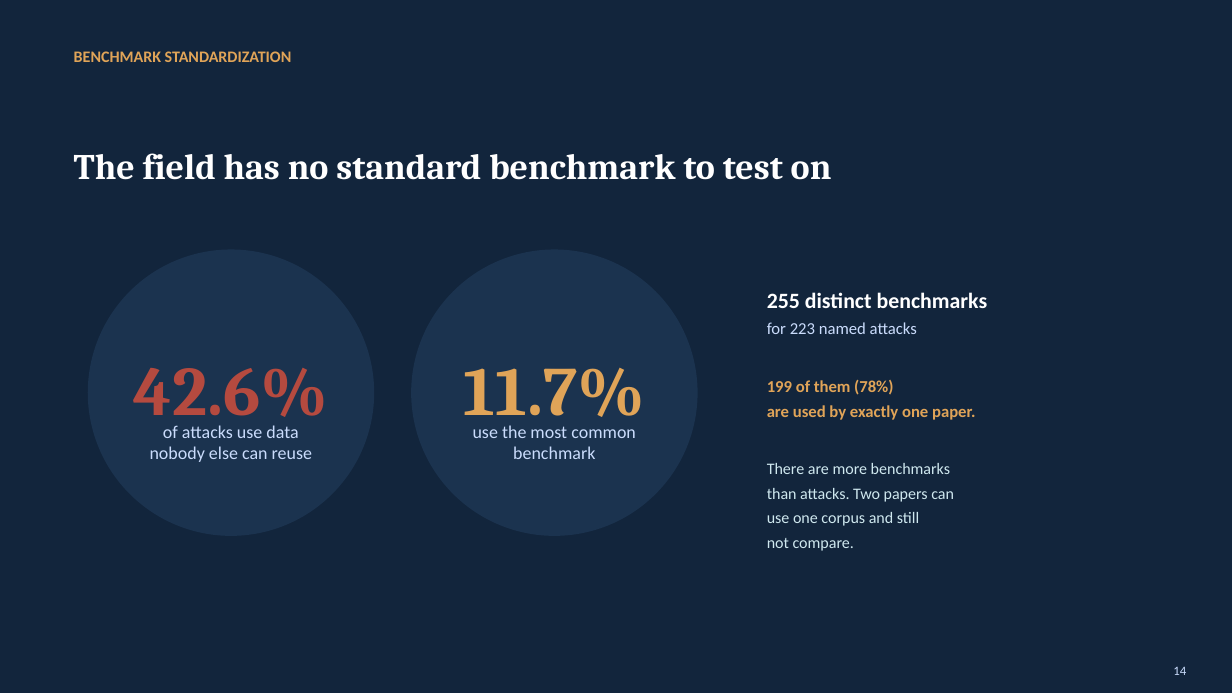
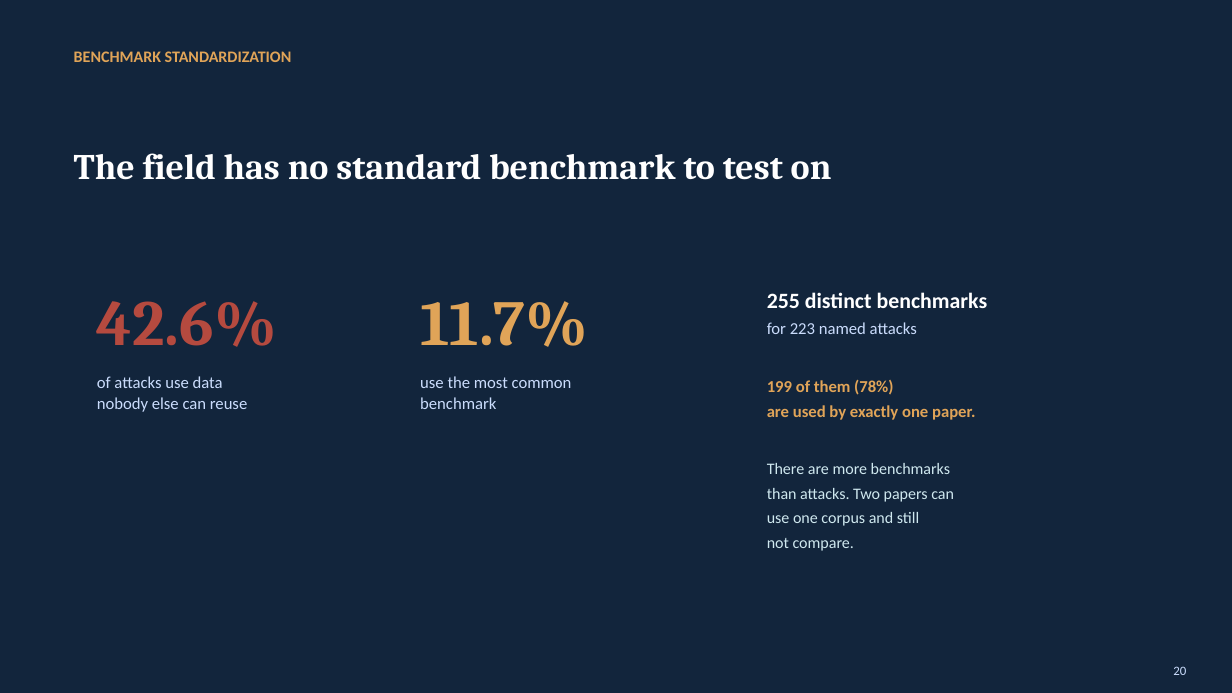
Before and after one commit to Nyamtulla/context_poison, a slide deck: slide 20 of context_sok_results_presentation.pptx (slide 14 before the commit). Drawn at 1232x693 pixels with LibreOffice and Linux fonts; fonts in the diff are those of the drawing. Boxes give left, top, right and bottom in pixels: in the first picture for what was removed or moved away, otherwise in the second. Text is boxed around its words. In the diff, an @@ line names an element or a change of style, - is before the commit and + after.

```diff
--- a/context_sok_results_presentation.pptx
+++ b/context_sok_results_presentation.pptx
@@ ellipse removed at (88, 250, 374, 536) @@
@@ ellipse removed at (411, 250, 698, 536) @@
@@ text "42.6%": place and size @@
-text "42.6%" at (134, 368, 328, 430)
+text "42.6%" at (97, 301, 277, 347)
@@ text "42.6%" at (97, 301, 277, 347): size 54 to 50 pt; alignment centre to left @@
@@ text "11.7%" at (420, 301, 588, 347): size 54 to 50 pt; alignment centre to left @@
@@ text "11.7%": place and size @@
-text "11.7%" at (464, 368, 645, 430)
+text "11.7%" at (420, 301, 588, 347)
@@ text "of attacks use data": place and size @@
-text "of attacks use data" at (150, 425, 312, 462)
+text "of attacks use data" at (97, 376, 247, 412)
@@ text "of attacks use data" at (97, 376, 247, 412): size 14 to 13 pt; alignment centre to left @@
@@ text "use the most common" at (420, 376, 572, 409): size 14 to 13 pt; alignment centre to left @@
@@ text "use the most common": place and size @@
-text "use the most common" at (473, 425, 636, 459)
+text "use the most common" at (420, 376, 572, 409)
@@ text at (1173, 666, 1186, 675): text changed @@
-14
+20
```
Also in this commit, not shown: 24 other slides changed, 7 slides added, 2 other files.
